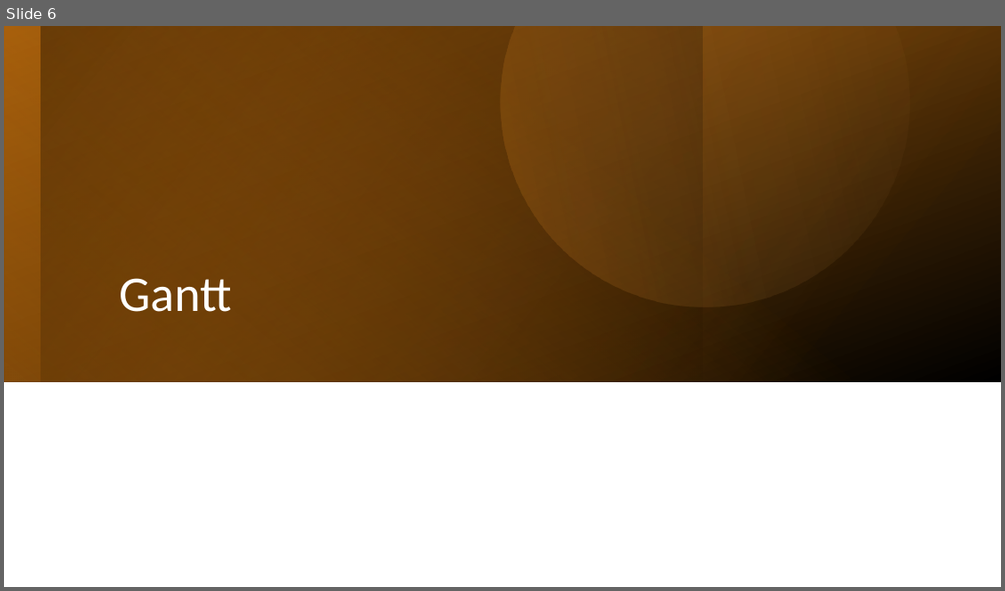
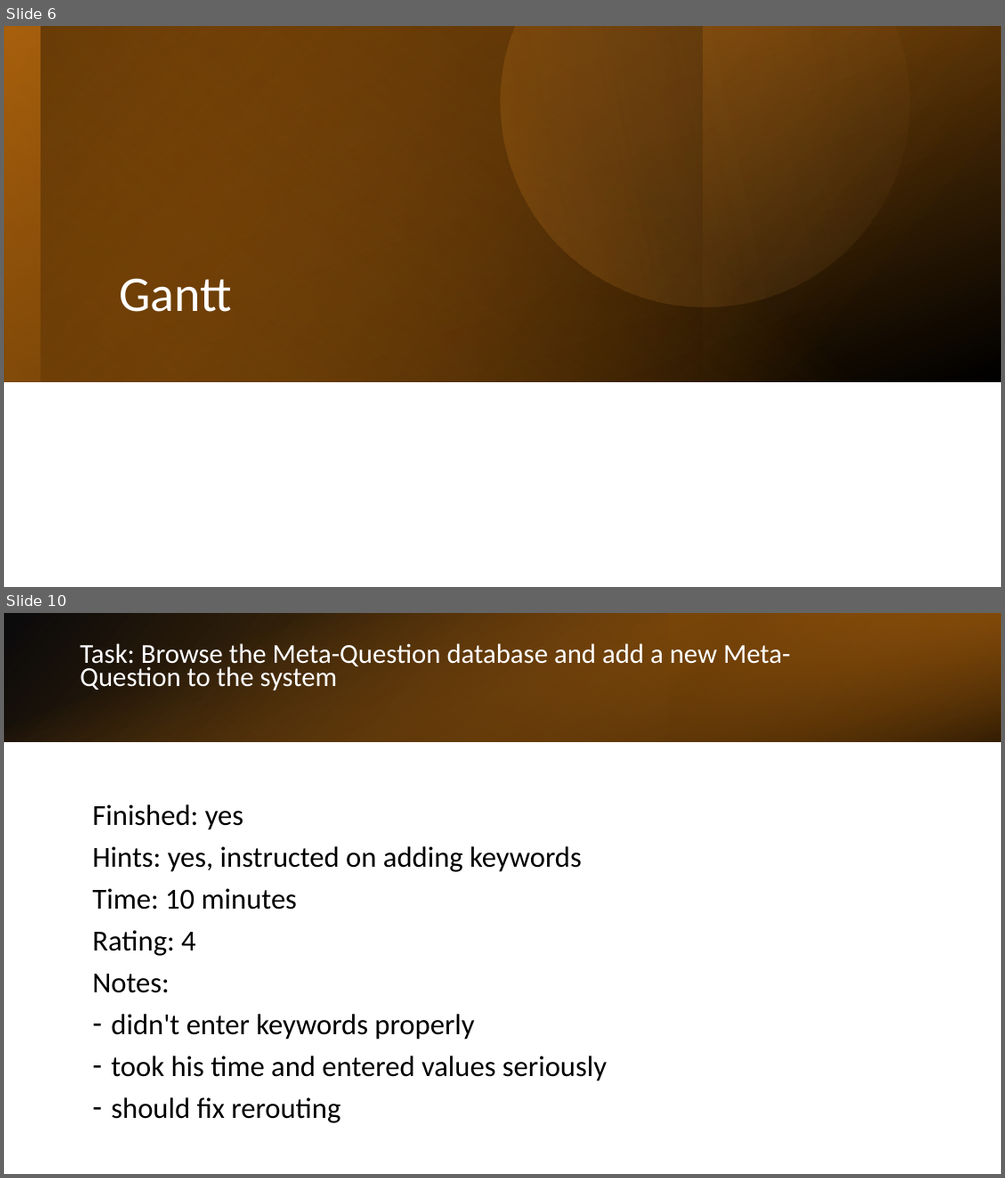
Before and after one commit to RoiTief/Exam-Management-System, a slide deck: docs/slide_07_05_24.pptx. Shown one above the other, each under a label of ours: slide 6 before the commit, slides 6 and 10 after it; the slides between them are not shown. The pictures are 1005x591 and 1005x1178 pixels, drawn with LibreOffice and Linux fonts; fonts in the diff are those of the drawing. Boxes give left, top, right and bottom in pixels: in the first picture for what was removed or moved away, otherwise in the second. Text is boxed around its words. In the diff, an @@ line names an element or a change of style, - is before the commit and + after.

```diff
--- a/docs/slide_07_05_24.pptx
+++ b/docs/slide_07_05_24.pptx
@@ slide 10 added at <box>4,613,1001,1174</box>, background #FFFFFF @@
@@ rectangle added at <box>4,613,1001,742</box>, fill gradient #000000 to #AB620D @@
@@ rectangle added at <box>4,613,1001,742</box>, fill gradient #E48312 to #000000 @@
@@ rectangle added at <box>669,613,1001,742</box>, fill gradient #724209 to #E48312 @@
@@ text added at <box>80,643,791,690</box>, 26.4 pt, text #FFFFFF @@
+Task: Browse the Meta-Question database and add a new Meta-Question to the system
@@ text added at <box>92,804,607,1123</box>, 28 pt, text #000000 @@
+Finished: yes
+Hints: yes, instructed on adding keywords
+Time: 10 minutes
+Rating: 4
+Notes:
+– didn't enter keywords properly
+– took his time and entered values seriously
+– should fix rerouting
```
Also in this commit, not shown: 1 slide changed, 5 other slides added, 1 slide removed.
